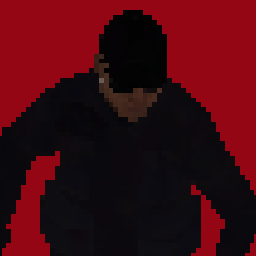
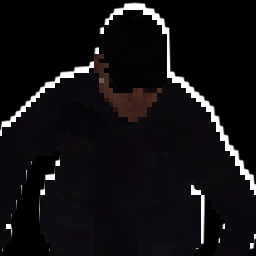
Layers edited between the first and the second w=256, h=256 image:
added layer "Layer 1" above "Layer 1(2)" over [0, 10, 256, 256]
added layer "Layer 1(2)" above "图层1" over [0, 1, 256, 256]
added layer "图层1" above "Background" over [0, 0, 256, 256]
renamed "Layer 1" to "Background", painted on it over [0, 0, 256, 256]
removed layer "Background" over [0, 0, 256, 256]
